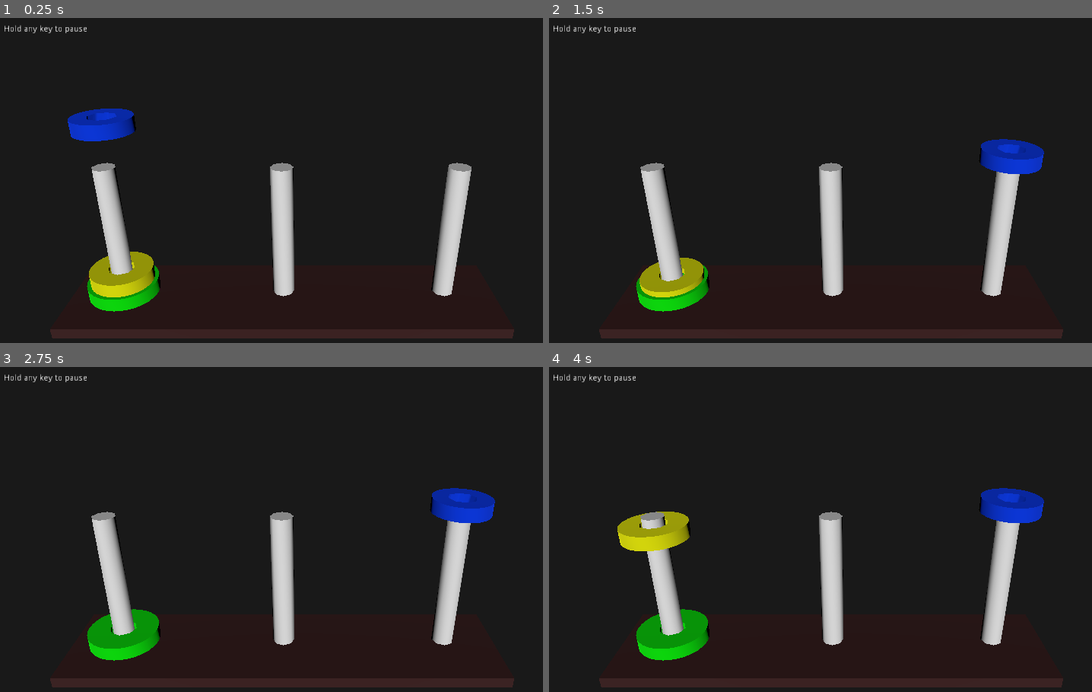
Above: before the commit, frames 1-4 (two rows, left to right).
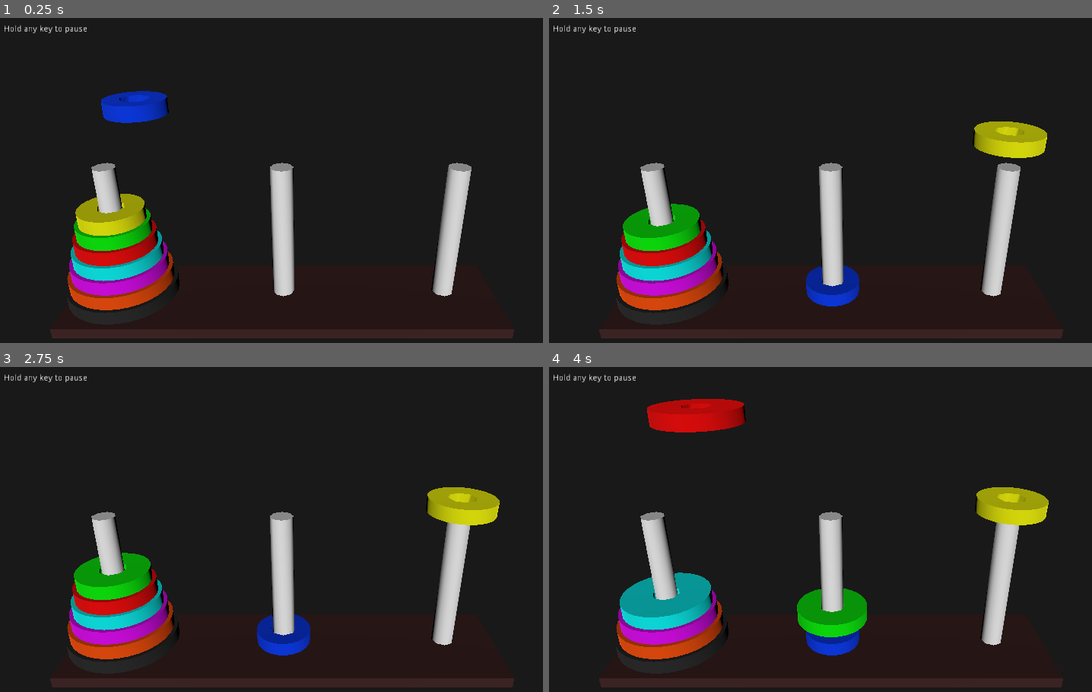
Above: after the commit, the same moments.

Repository: andrew-wilkes/godot-tower-of-hanoi
Game: Godot game, scene res://Main.tscn
Two runs of this game, one before a commit and one after it. Both use one fixed random seed, a clock stepped at 60 frames per second and the inputs below.
Inputs:
- Up to frame 1 (0.25 s): no input
- Up to frame 2 (1.5 s): tap Enter at 0.5 s
- Up to frame 3 (2.75 s): no input
- Up to frame 4 (4 s): tap Space at 2.75 s

The runs differ from the first frame. In frame 1, 7.2% of the frame differs, in the area x 12-34%, y 22-91%; in frame 2, 7.6%; in frame 3, 7.1%; in frame 4, 9.9%, in the area x 12-93%, y 9-91%.
Error before the commit: Invalid get index '-1' (on base: 'Array'). (res://Main.gd:104)
Error after the commit: Invalid get index '-1' (on base: 'Array'). (res://Main.gd:72)

Commit message:
Fix algorithm

Diff:
--- a/src/Main.gd
+++ b/src/Main.gd
@@ -2,64 +2,41 @@
 
 signal move_completed
 
-const NUM_DISCS = 3
+const NUM_DISCS = 8
+const SPEED = 20.0
+
+enum { SRC, AUX, DEST }
 
 var disc_scene = preload("res://Disc.tscn")
 var discs = []
 var stack_offset
-var stacks = [[], [], []]
-var last_move = -1
+var move_number = 0
+var moves = []
 var paused = false
+var start_pos
+var end_pos
+var disc
+var peg_length
 
 func _ready():
 	create_discs()
 	build_stack(NUM_DISCS)
-	var _e = connect("move_completed", self, "move_completed")
+	var _e = connect("move_completed", self, "make_move")
+	hanoi(NUM_DISCS, SRC, DEST, AUX)
 	make_move()
 
 
-func make_move():
-	# First move
-	if last_move < 0:
-		if stacks[0].size() % 2 == 0:
-			move_disc(0, 1)
-		else:
-			move_disc(0, 2)
-	else:
-		# Pick smallest disc that was not just moved
-		var smallest_value = INF
-		var smallest_idx = 0
-		var empty_idx = -1
-		var next_value = INF
-		var next_idx = -1
-		# Scan stacks
-		for i in 3:
-			# Find empty peg
-			if stacks[i].size() == 0:
-				empty_idx = i
-				continue
-			# Find smallest disc
-			var v = stacks[i][-1]
-			if i != last_move:
-				if v < smallest_value:
-					smallest_idx = i
-					smallest_value = v
-		# Find next smallest disc
-		for i in 3:
-			if i != empty_idx:
-				var v = stacks[i][-1]
-				if v > smallest_value and v < next_value:
-					next_value = v
-					next_idx = i
-		if next_idx < 0:
-			next_idx = empty_idx
-		# Place on larger disc
-		move_disc(smallest_idx, next_idx)
+func hanoi(n, src, dest, aux):
+	if n == 0: return
+	hanoi(n - 1, src, aux, dest)
+	moves.append([src, dest])
+	hanoi(n - 1, aux, dest, src)
 
 
-func move_completed():
-	if stacks[2].size() < NUM_DISCS and not paused:
-		make_move()
+func make_move():
+	if move_number < moves.size() and  not paused:
+		move_disc(moves[move_number])
+		move_number += 1
 
 
 func create_discs():
@@ -80,7 +57,6 @@
 		peg.height = peg_length
 	# discs[0] is the smallest disc
 	for i in n:
-		stacks[0].append(n - i)
 		var d = discs[n - i - 1]
 		d.translation.y = get_y_position_in_stack(i)
 		$Pegs/Peg1.add_child(d)
@@ -89,18 +65,10 @@
 func get_y_position_in_stack(disc_index): # 0 is the base, 1, 2, 3 ...
 	return 0.25 * disc_index - stack_offset
 
-var start_pos
-var end_pos
-var disc
-var peg_length
 
-const SPEED = 20.0
-
-func move_disc(from_peg, to_peg):
-	stacks[to_peg].append(stacks[from_peg].pop_back())
-	last_move = to_peg
+func move_disc(from_to):
 	# Get top-most disc
-	var start_peg = $Pegs.get_child(from_peg)
+	var start_peg = $Pegs.get_child(from_to[0])
 	disc = start_peg.get_children()[-1]
 	var tween = get_node("Tween")
 	# Move to top of pole
@@ -109,7 +77,7 @@
 	tween.start()
 	yield(tween, "tween_completed")
 	start_pos = disc.translation
-	var end_peg = $Pegs.get_child(to_peg)
+	var end_peg = $Pegs.get_child(from_to[1])
 	end_pos = Vector2(end_peg.translation.x - start_peg.translation.x, get_y_position_in_stack(end_peg.get_child_count()))
 	var angle = PI if end_pos.x > 0 else -PI
 	_tweenBool = tween.interpolate_method(self, "move_in_arc", 0.0, angle, angle * end_pos.x / SPEED, Tween.TRANS_LINEAR, Tween.EASE_OUT_IN)
